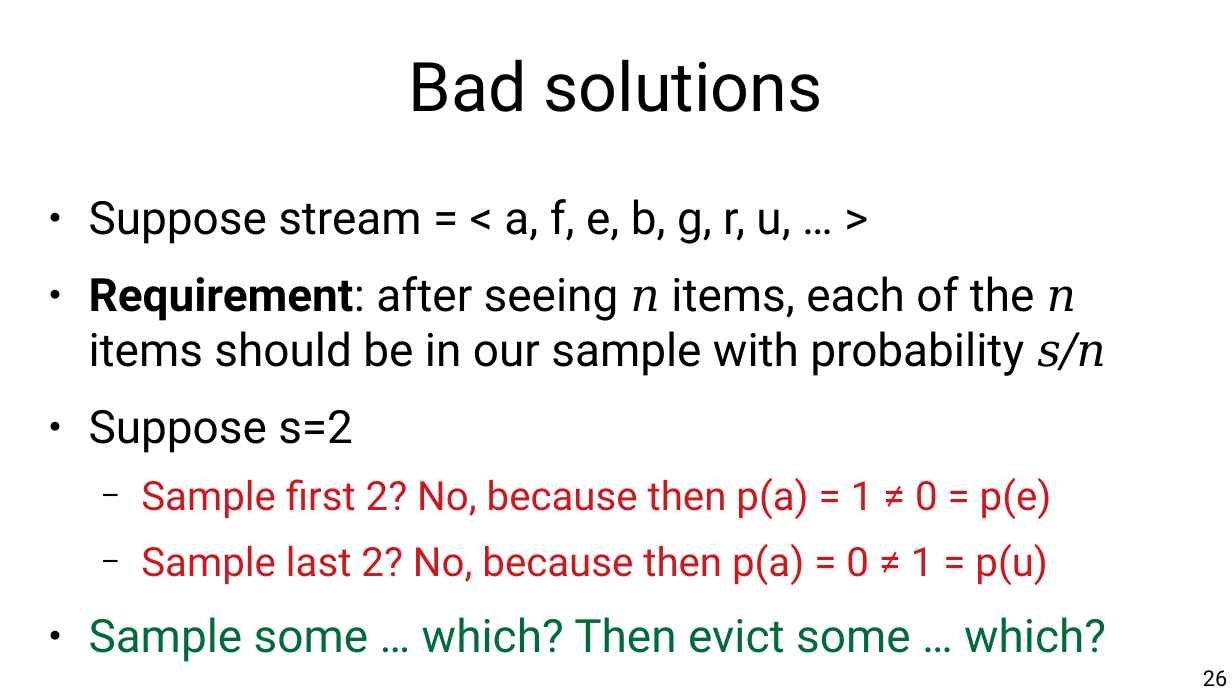
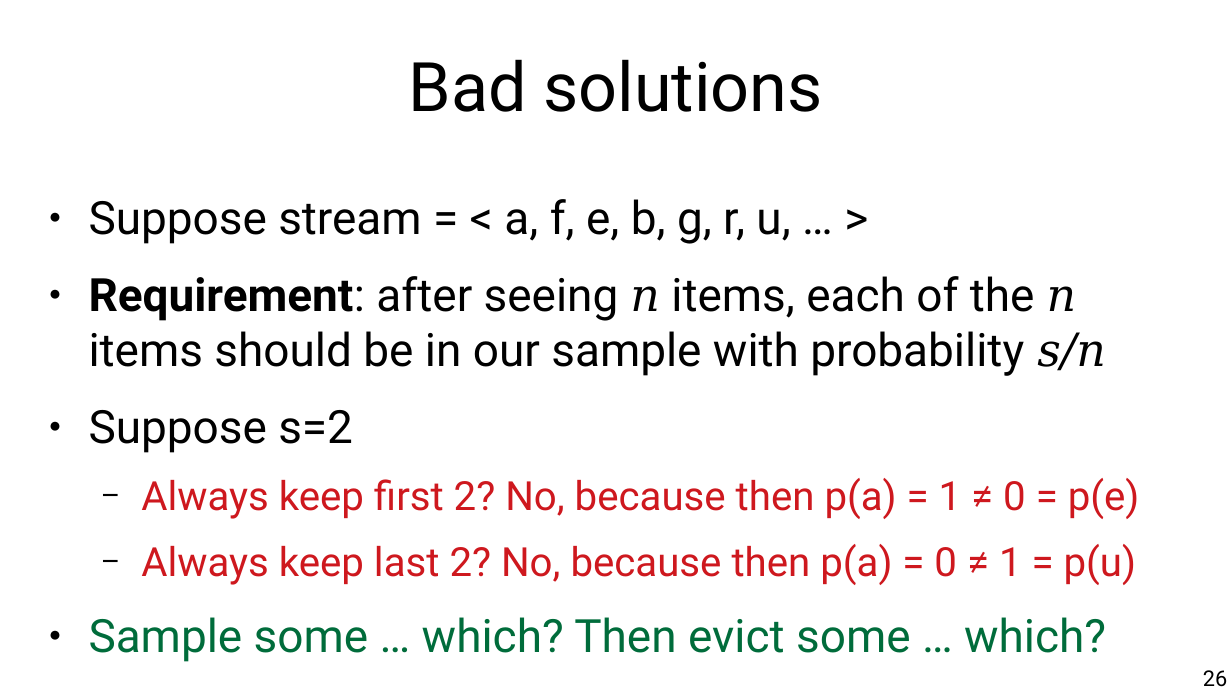
Before and after one commit to marco-calautti/data-mining-course, a slide deck: slide 26 of theory/tt10_streams.odp. Drawn at 1232x693 pixels with LibreOffice and Linux fonts; fonts in the diff are those of the drawing. Boxes give left, top, right and bottom in pixels: in the first picture for what was removed or moved away, otherwise in the second. Text is boxed around its words. In the diff, an @@ line names an element or a change of style, - is before the commit and + after.

```diff
--- a/theory/tt10_streams.odp
+++ b/theory/tt10_streams.odp
@@ text at (x1=141, y1=478, x2=1140, y2=585): text changed @@
-  − Sample first 2? No, because then p(a) = 1 ≠ 0 = p(e)
-  − Sample last 2? No, because then p(a) = 0 ≠ 1 = p(u)
+  − Always keep first 2? No, because then p(a) = 1 ≠ 0 = p(e)
+  − Always keep last 2? No, because then p(a) = 0 ≠ 1 = p(u)
```
Also in this commit, not shown: 39 other slides changed.
